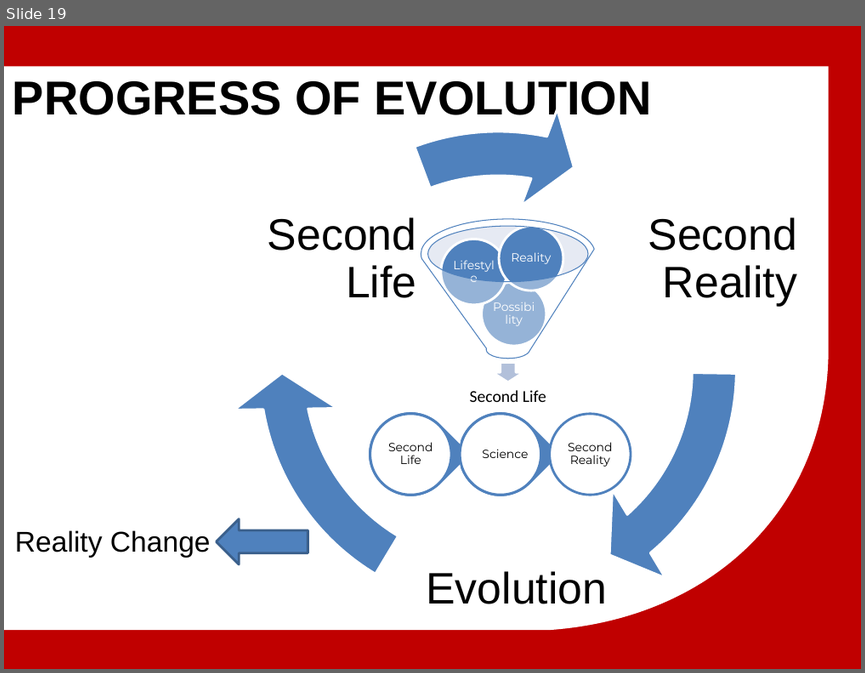
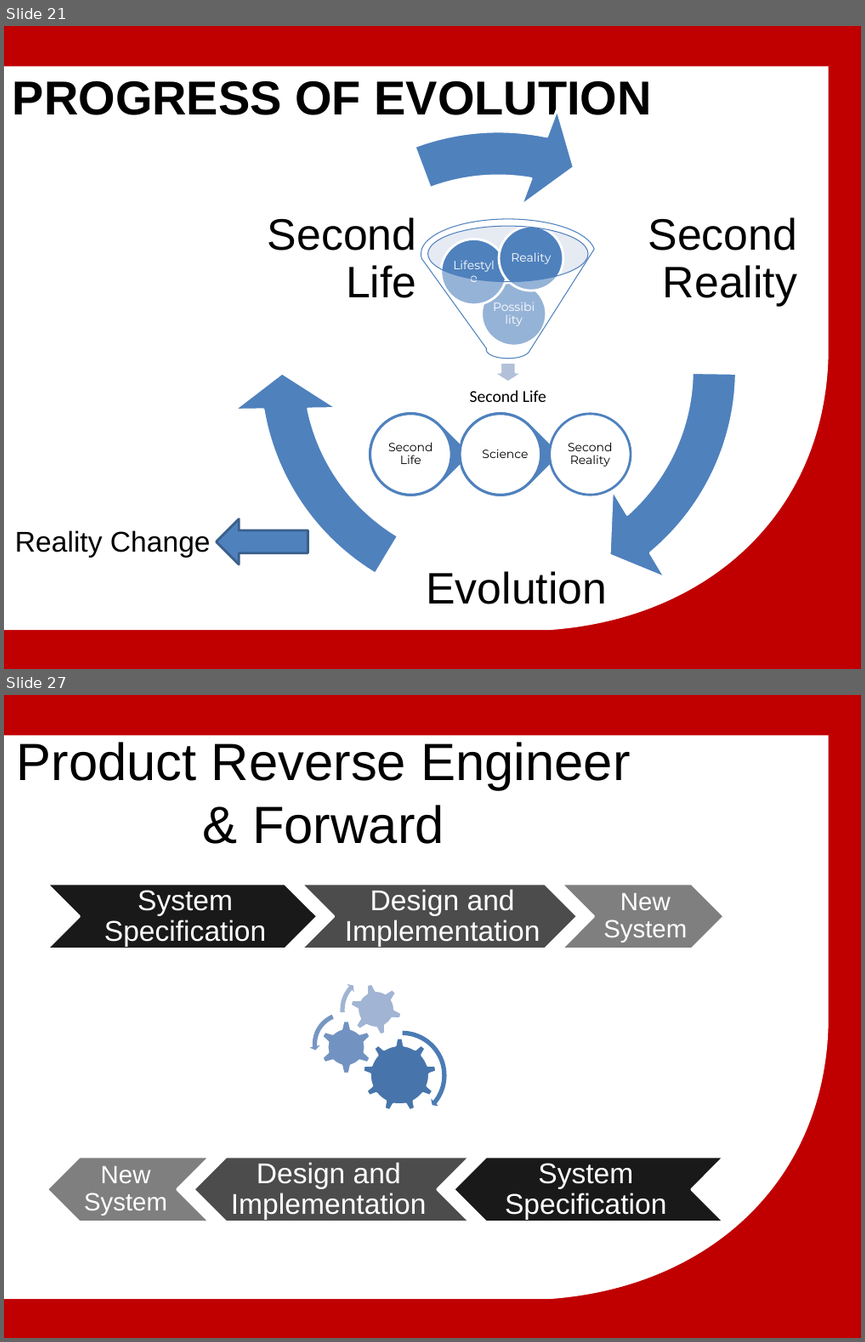
Before and after one commit to michailmarkou1995/BSc-Computer-Science-Projects, a slide deck: MENTAL WEALTH PROFESSIONAL LIFE 3 (PROJECT) (CN6000)/Research_Thesis_Main/Μητροπολιτικό Κολλέγιο_ΣΕΚΦ[Μιχαηλ Μαρκου] Advanced multiplayer game mechanics.pptx. Shown one above the other, each under a label of ours: slide 19 before the commit, slides 21 and 27 after it; the slides between them are not shown. The pictures are 865x673 and 865x1342 pixels, drawn with LibreOffice and Linux fonts; fonts in the diff are those of the drawing; background and template pictures are left out. Boxes give left, top, right and bottom in pixels: in the first picture for what was removed or moved away, otherwise in the second. Text is boxed around its words. In the diff, an @@ line names an element or a change of style, - is before the commit and + after.

```diff
--- a/MENTAL WEALTH PROFESSIONAL LIFE 3 (PROJECT) (CN6000)/Research_Thesis_Main/Μητροπολιτικό Κολλέγιο_ΣΕΚΦ[Μιχαηλ Μαρκου] Advanced multiplayer game mechanics.pptx
+++ b/MENTAL WEALTH PROFESSIONAL LIFE 3 (PROJECT) (CN6000)/Research_Thesis_Main/Μητροπολιτικό Κολλέγιο_ΣΕΚΦ[Μιχαηλ Μαρκου] Advanced multiplayer game mechanics.pptx
@@ slide 27 added at (4, 695, 861, 1338), background #C00000; not listed: 1 template element that a slide beside it also shows @@
@@ title added at (17, 742, 630, 844), 44 pt, text #000000 @@
+Product Reverse Engineer & Forward
@@ group added at (46, 884, 724, 948): 3 chevrons, 3 texts @@
+System Specification
+Design and Implementation
+New System
@@ group added at (310, 972, 449, 1123): 3 gears, 2 circular arrows, 1 left circular arrow @@
@@ group added at (46, 1157, 724, 1222): 3 chevrons, 3 texts @@
+System Specification
+Design and Implementation
+New System
@@ what was slide 19 is now slide 21 @@
```
Also in this commit, not shown: 3 slides changed, 10 other slides added, 2 slides removed.
